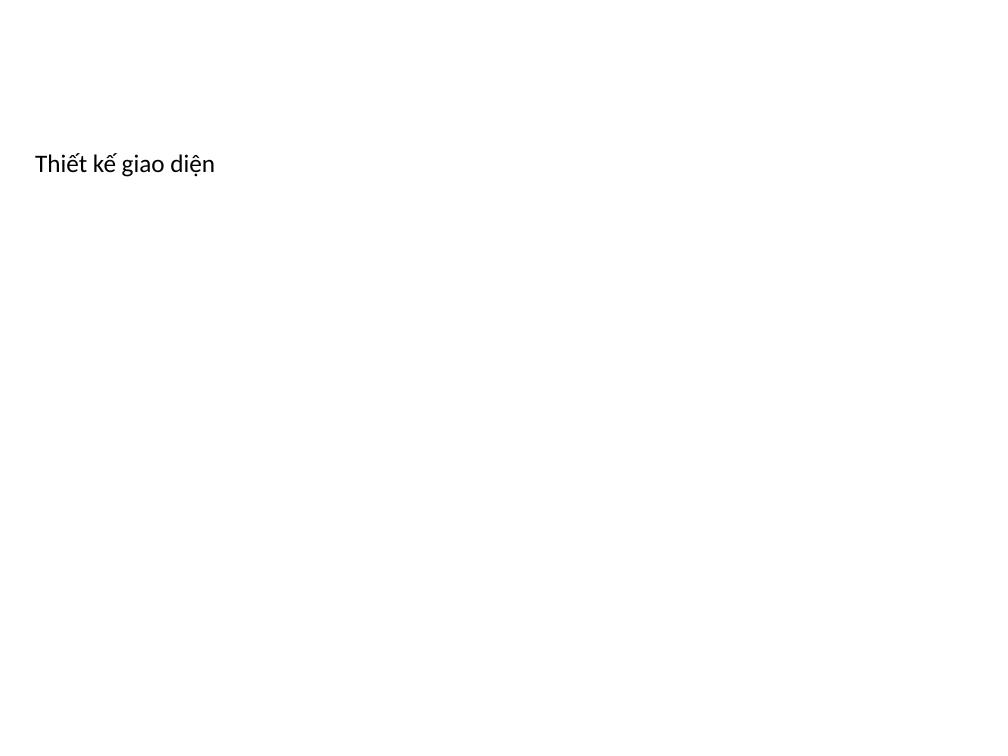
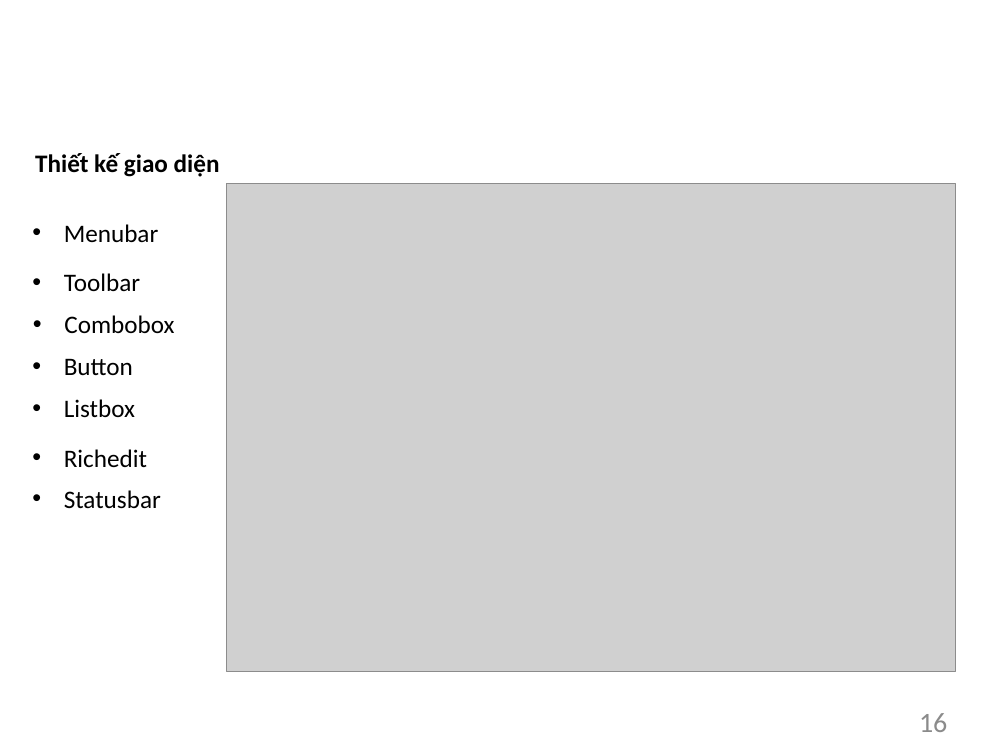
Before and after one commit to TrinhVanHieu/DoAn2018_EVDict, a slide deck: slide 16 of BaoCaoEVDict/Slide/BaoCao.pptx. Drawn at 1008x756 pixels with LibreOffice and Linux fonts; fonts in the diff are those of the drawing; grey boxes stand for pictures; background and template pictures are left out. Boxes give left, top, right and bottom in pixels: in the first picture for what was removed or moved away, otherwise in the second. Text is boxed around its words. In the diff, an @@ line names an element or a change of style, - is before the commit and + after.

```diff
--- a/BaoCaoEVDict/Slide/BaoCao.pptx
+++ b/BaoCaoEVDict/Slide/BaoCao.pptx
@@ text "Thiết kế giao diện" at bbox=[35, 153, 220, 177]: bold on @@
@@ picture added at bbox=[227, 183, 956, 672] @@
@@ text added at bbox=[64, 224, 159, 243], 18 pt, text #000000 @@
+• Menubar
@@ text added at bbox=[64, 273, 140, 291], 18 pt, text #000000 @@
+• Toolbar
@@ text added at bbox=[64, 315, 174, 333], 18 pt, text #000000 @@
+• Combobox
@@ text added at bbox=[64, 358, 133, 375], 18 pt, text #000000 @@
+• Button
@@ text added at bbox=[64, 399, 135, 418], 18 pt, text #000000 @@
+• Listbox
@@ text added at bbox=[64, 449, 147, 467], 18 pt, text #000000 @@
+• Richedit
@@ text added at bbox=[64, 490, 161, 509], 18 pt, text #000000 @@
+• Statusbar
@@ page number added at bbox=[919, 713, 947, 732], 20 pt, text #8C8C8C @@
+16
```
Also in this commit, not shown: 20 other slides changed, 10 slides added, 1 slide removed, 19 other files.
